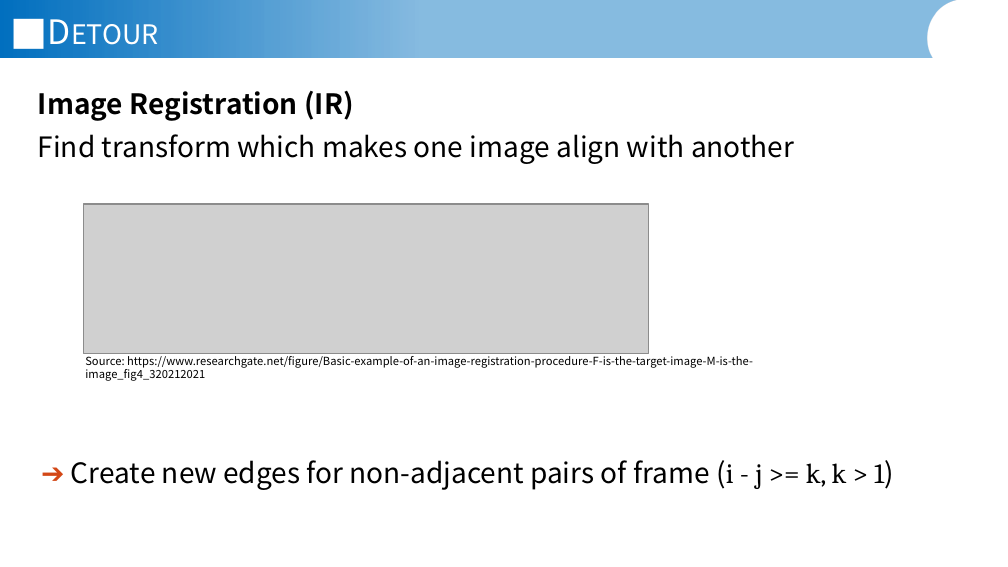
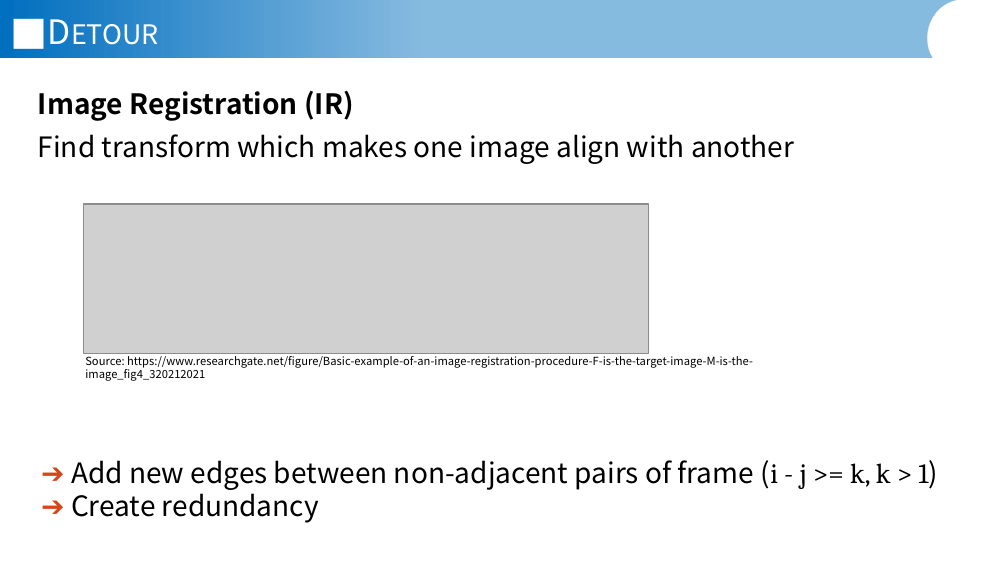
Before and after one commit to JannisIwate/freehand_ur_pgo, a slide deck: slide 10 of documents/Jannis_Meyer_Presentation_11_05_2026.pptx. Drawn at 1008x567 pixels with LibreOffice and Linux fonts; fonts in the diff are those of the drawing; grey boxes stand for pictures; background and template pictures are left out. Boxes give left, top, right and bottom in pixels: in the first picture for what was removed or moved away, otherwise in the second. Text is boxed around its words. In the diff, an @@ line names an element or a change of style, - is before the commit and + after.

```diff
--- a/documents/Jannis_Meyer_Presentation_11_05_2026.pptx
+++ b/documents/Jannis_Meyer_Presentation_11_05_2026.pptx
@@ text at bbox=[71, 460, 938, 523]: text changed @@
-➔ Create new edges for non-adjacent pairs of frame (i - j >= k, k > 1)
+➔ Add new edges between non-adjacent pairs of frame (i - j >= k, k > 1)
+➔ Create redundancy
```
Also in this commit, not shown: 9 other slides changed, 1 slide added.
